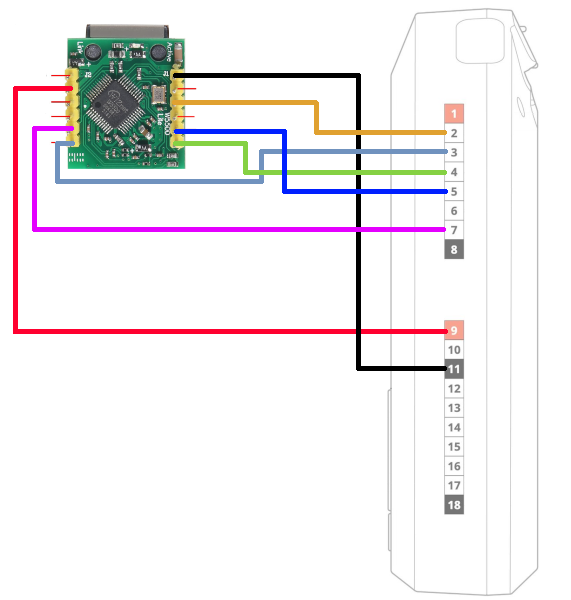
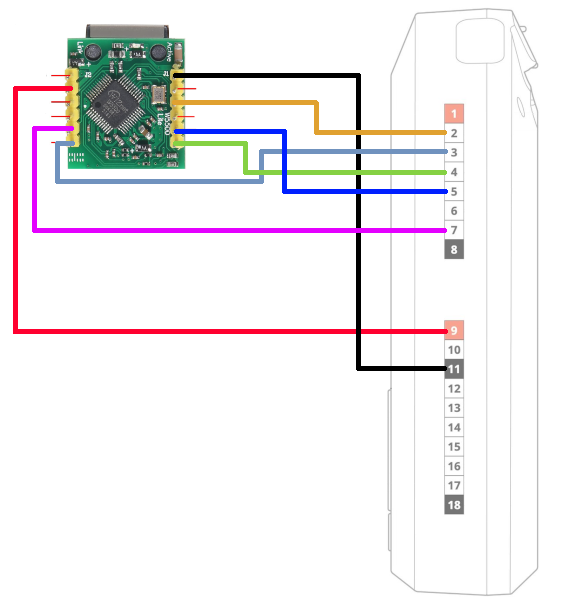
The second (571, 600) image is a revision of the first. Changes to its layers:
painted on "branchement" over 32, 227, 447, 233
